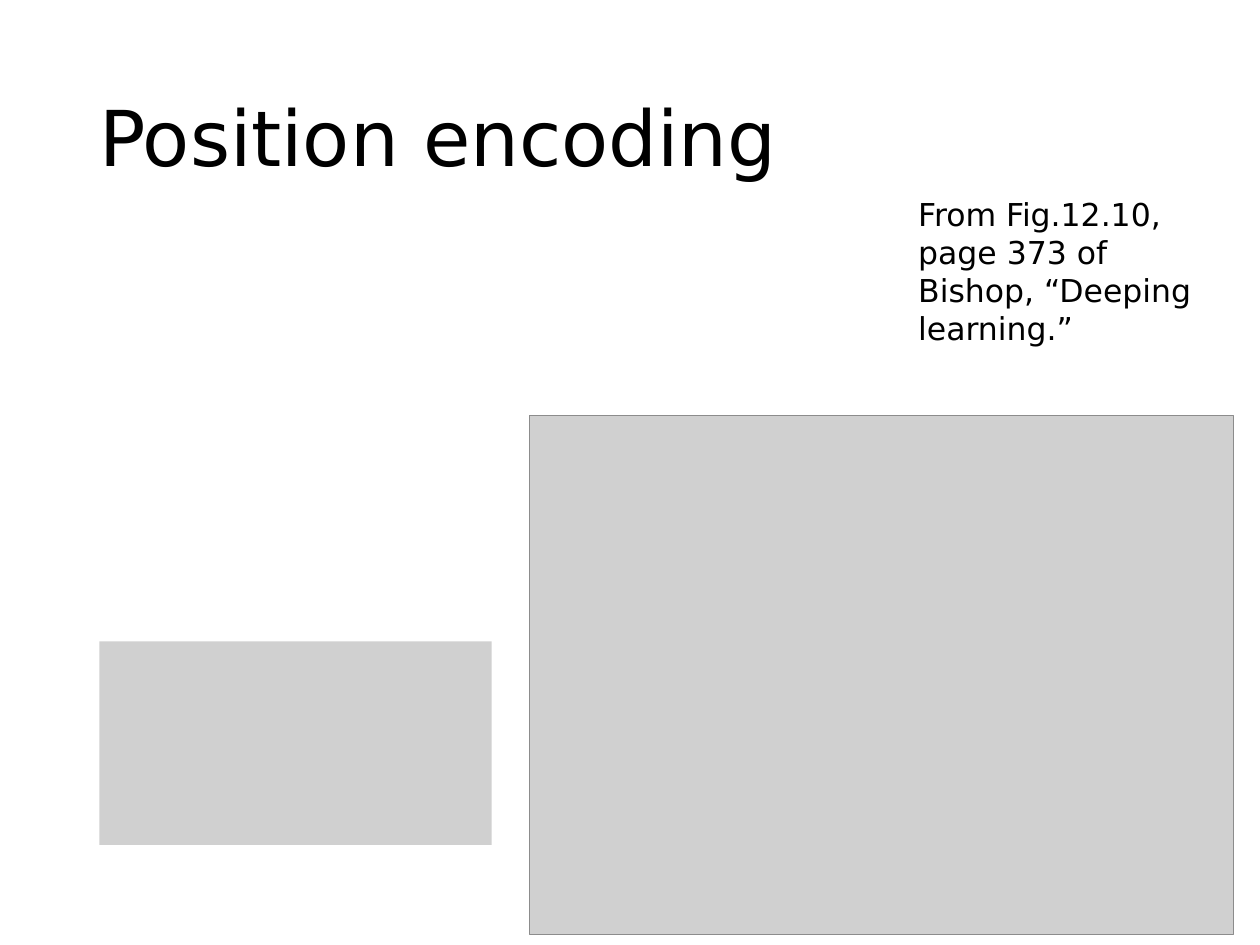
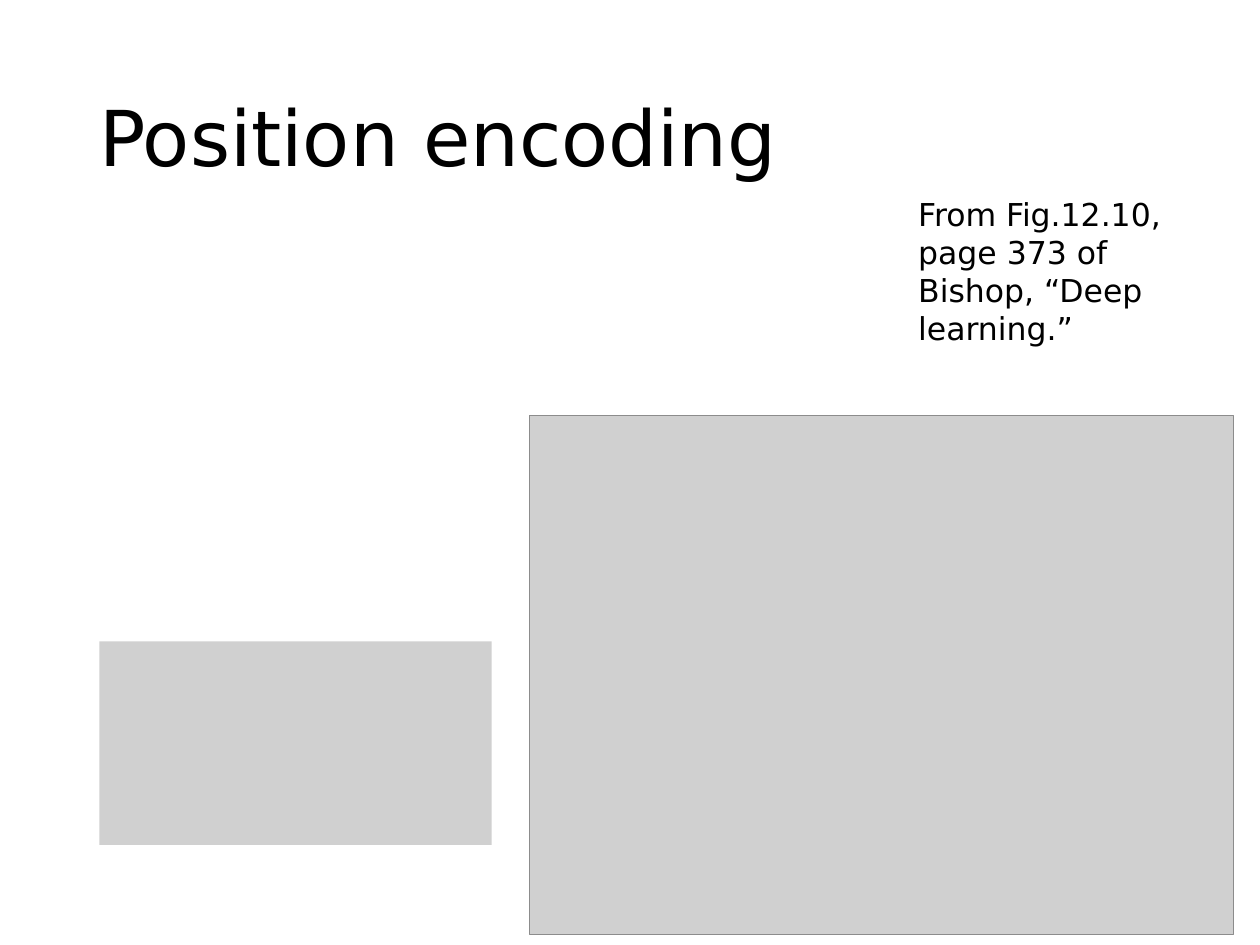
Before and after one commit to phywjs/phywjs.github.io, a slide deck: slide 14 of AIS5103/ML-slide-9.pptx (slide 13 before the commit). Drawn at 1260x945 pixels with LibreOffice and Linux fonts; fonts in the diff are those of the drawing; grey boxes stand for pictures. Boxes give left, top, right and bottom in pixels: in the first picture for what was removed or moved away, otherwise in the second. Text is boxed around its words. In the diff, an @@ line names an element or a change of style, - is before the commit and + after.

```diff
--- a/AIS5103/ML-slide-9.pptx
+++ b/AIS5103/ML-slide-9.pptx
@@ text at bbox=[918, 202, 1161, 347]: text changed @@
-From Fig.12.10, page 373 of Bishop, “Deeping learning.”
+From Fig.12.10, page 373 of Bishop, “Deep learning.”
```
Also in this commit, not shown: 5 other slides changed, 1 slide added, 2 other files.
